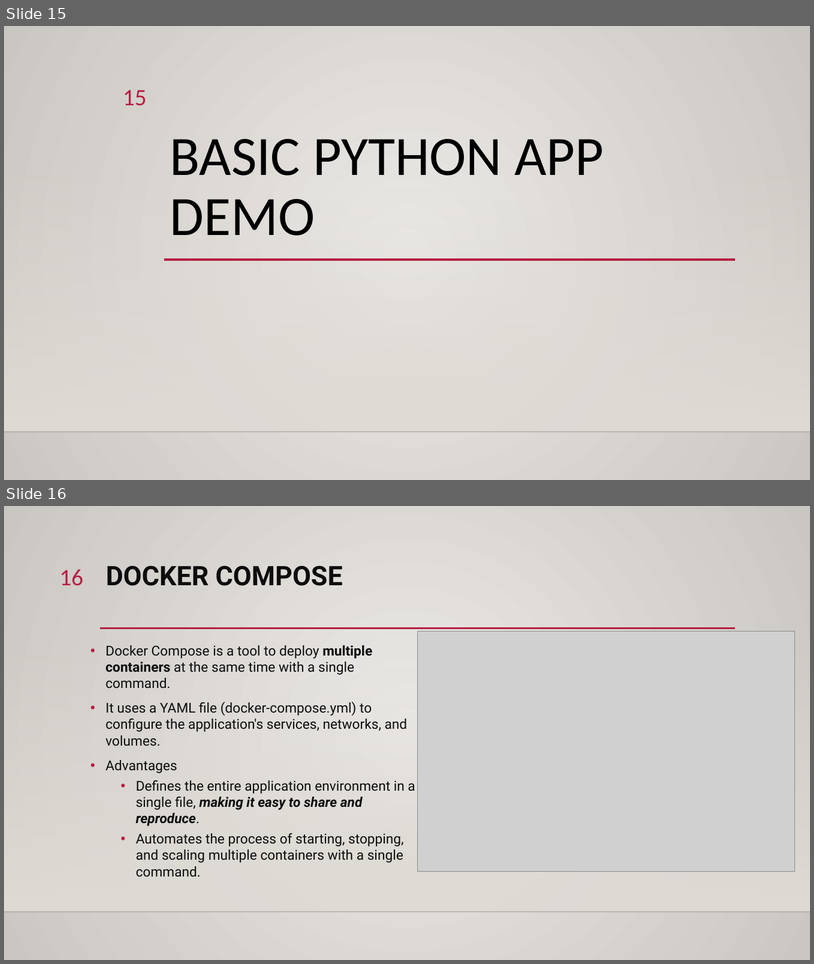
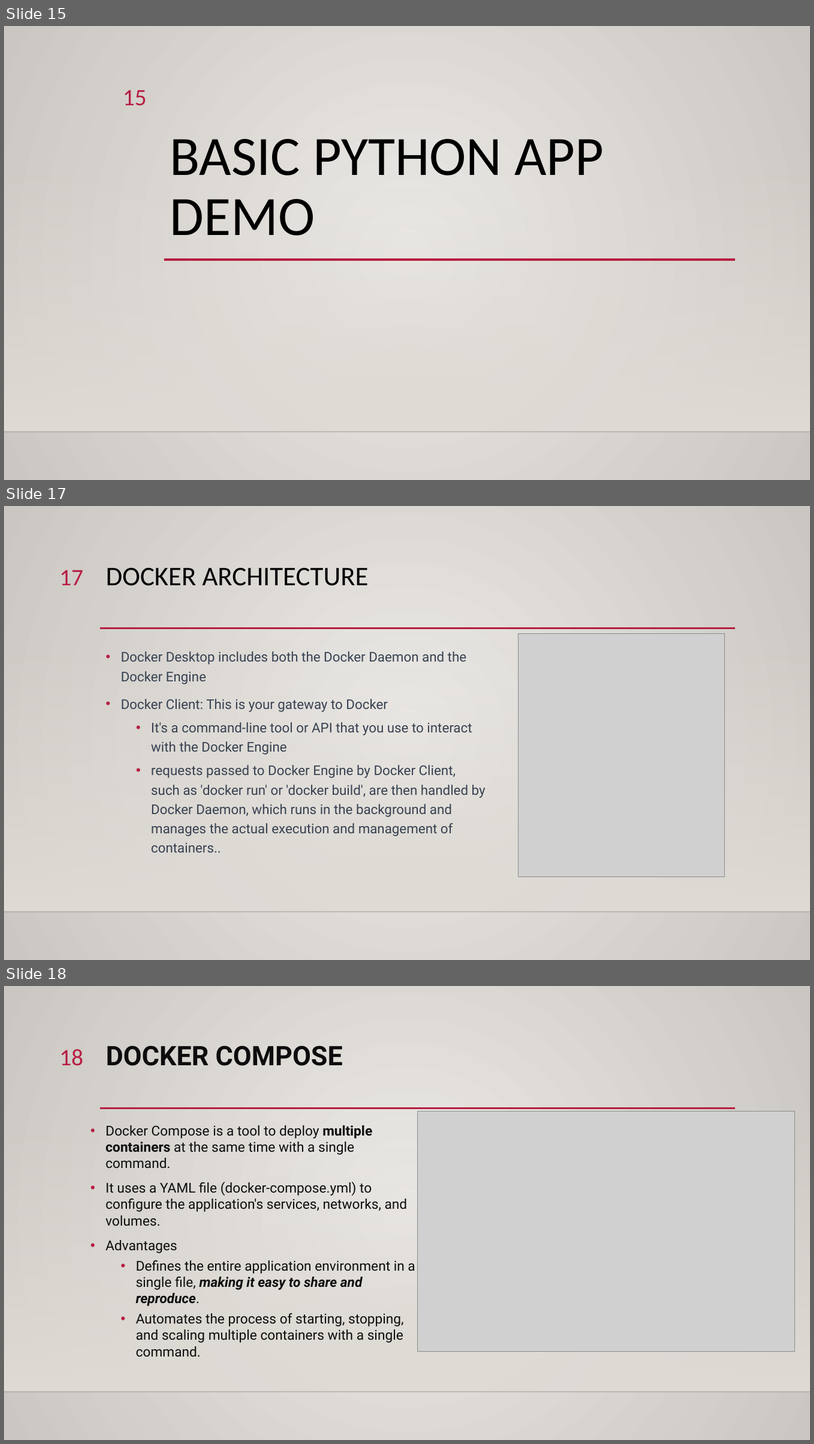
Before and after one commit to ddum-sutd/docker_workshop, a slide deck: Docker_workshop.pptx. Shown one above the other, each under a label of ours: slides 15 and 16 before the commit, slides 15, 17 and 18 after it; the slides between them are not shown. The pictures are 814x964 and 814x1444 pixels, drawn with LibreOffice and Linux fonts; fonts in the diff are those of the drawing; grey boxes stand for pictures; background and template pictures are left out. Boxes give left, top, right and bottom in pixels: in the first picture for what was removed or moved away, otherwise in the second. Text is boxed around its words. In the diff, an @@ line names an element or a change of style, - is before the commit and + after.

Commit message:
included architecture

```diff
--- a/Docker_workshop.pptx
+++ b/Docker_workshop.pptx
@@ slide 17 added at <box>4,506,810,960</box>, background gradient #ECEAE7 to #CAC7C1; not listed: 3 template elements that a slide beside it also shows @@
@@ page number added at <box>60,570,84,585</box>, 28 pt, text #B71E42 @@
+17
@@ title added at <box>106,568,369,586</box>, 32 pt, text #000000 @@
+DOCKER ARCHITECTURE
@@ picture added at <box>519,634,725,876</box> @@
@@ text added at <box>121,651,486,852</box>, 16 pt, text #374151 @@
+• Docker Desktop includes both the Docker Daemon and the Docker Engine
+• Docker Client: This is your gateway to Docker
+  • It's a command-line tool or API that you use to interact with the Docker Engine
+  • requests passed to Docker Engine by Docker Client, such as 'docker run' or 'docker build', are then handled by Docker Daemon, which runs in the background and manages the actual execution and management of containers..
@@ what was slide 16 is now slide 18 @@
@@ page number at <box>60,1049,84,1066</box>: text changed @@
-16
+18
```
Also in this commit, not shown: 4 slides changed, 1 other slide added.
